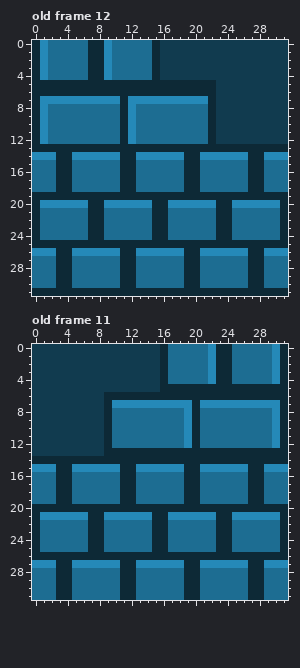
File history of a pixel-art file, TexM/MapM.aseprite. Above is the file before it was changed.
32x32 pixels, 12 frames. Shown: old frame 12, old frame 11.
New version:
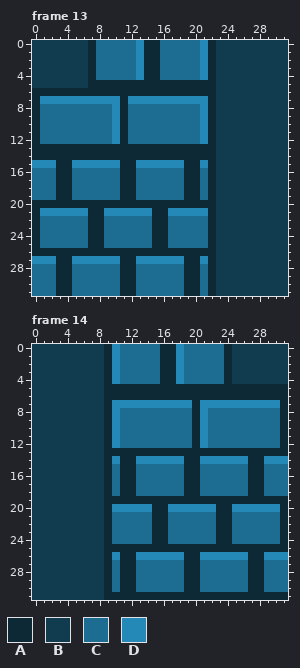
Palette (. is transparent): A #0d2936  B #113b4f  C #1d6d92  D #2589b8
A new or re-ordered frame is compared with the old frame closest to it.
From old to new:
frames 12 -> 14
Frame 13 is new; against old frame 12, layer "Layer 1":
Colour B becomes colour A in rows 0 to 4 at x 22.
Colour C becomes colour A in rows 0 to 4 at x 14; in rows 15 to 18 at x 22; in rows 21 to 24 at x 22; in rows 27 to 30 at x 22.
Colour D becomes colour A in row 14 at x 0 to 2, 5 to 10, 13 to 18 and 21 to 22; in row 20 at x 1 to 6, 9 to 14 and 17 to 22; in row 26 at x 0 to 2, 5 to 10, 13 to 18 and 21 to 22.
Colour A becomes colour B in rows 0 to 4 at x 0; in row 5 at x 0 to 6; in row 13 at x 23 to 31; in rows 14 to 18 at x 27 to 28; in row 19 at x 23 to 31; in rows 20 to 24 at x 23 to 24 and 31.
Colour A becomes colour B in row 25 at x 23 to 31; in rows 26 to 30 at x 27 to 28; in row 31 at x 23 to 31.
Colour C becomes colour B in rows 0 to 4 at x 2 to 6; in rows 15 to 18 at x 23 to 26 and 29 to 31; in rows 21 to 24 at x 25 to 30; in rows 27 to 30 at x 23 to 26 and 29 to 31.
Colour D becomes colour B in rows 0 to 4 at x 1; in row 14 at x 23 to 26 and 29 to 31; in row 20 at x 25 to 30; in row 26 at x 23 to 26 and 29 to 31.
Colour A becomes colour C in rows 0 to 4 at x 8; in row 19 at x 0 to 2, 5 to 10, 13 to 18 and 21; in row 25 at x 1 to 6, 9 to 14 and 17 to 21; in row 31 at x 0 to 2, 5 to 10, 13 to 18 and 21.
Colour B becomes colour C in rows 0 to 4 at x 16 to 20.
Colour D becomes colour C in rows 0 to 4 at x 9; in rows 8 to 12 at x 1 and 12.
Colour B becomes colour D in rows 0 to 4 at x 21.
Colour C becomes colour D in rows 0 to 4 at x 13; in rows 8 to 12 at x 10 and 21; in row 15 at x 0 to 2, 5 to 10, 13 to 18 and 21; in row 21 at x 1 to 6, 9 to 14 and 17 to 21; in row 27 at x 0 to 2, 5 to 10, 13 to 18 and 21.
Frame 14 is new; against old frame 11, layer "Layer 1":
Colour B becomes colour A in rows 0 to 4 at x 9; in row 5 at x 9 to 15.
Colour C becomes colour A in rows 0 to 4 at x 17; in rows 16 to 18 at x 9; in row 19 at x 9 to 10, 13 to 18, 21 to 26 and 29 to 31; in rows 22 to 24 at x 9; in row 25 at x 9 to 14, 17 to 22 and 25 to 30; in rows 28 to 30 at x 9.
Colour C becomes colour A in row 31 at x 9 to 10, 13 to 18, 21 to 26 and 29 to 31.
Colour D becomes colour A in row 15 at x 9; in row 21 at x 9; in row 27 at x 9.
Colour A becomes colour B in rows 0 to 4 at x 31; in row 14 at x 0 to 8; in rows 15 to 19 at x 3 to 4; in row 20 at x 0 to 8; in rows 21 to 25 at x 0 and 7 to 8; in row 26 at x 0 to 8.
Colour A becomes colour B in rows 27 to 31 at x 3 to 4.
Colour C becomes colour B in rows 0 to 4 at x 25 to 29; in rows 16 to 19 at x 0 to 2 and 5 to 8; in rows 22 to 25 at x 1 to 6; in rows 28 to 31 at x 0 to 2 and 5 to 8.
Colour D becomes colour B in rows 0 to 4 at x 30; in row 15 at x 0 to 2 and 5 to 8; in row 21 at x 1 to 6; in row 27 at x 0 to 2 and 5 to 8.
Colour A becomes colour C in rows 0 to 4 at x 23.
Colour B becomes colour C in rows 0 to 4 at x 11 to 15.
Colour D becomes colour C in rows 0 to 4 at x 22; in rows 8 to 12 at x 19 and 30; in row 15 at x 10, 13 to 18, 21 to 26 and 29 to 31; in row 21 at x 10 to 14, 17 to 22 and 25 to 30; in row 27 at x 10, 13 to 18, 21 to 26 and 29 to 31.
Colour A becomes colour D in row 14 at x 10, 13 to 18, 21 to 26 and 29 to 31; in row 20 at x 10 to 14, 17 to 22 and 25 to 30; in row 26 at x 10, 13 to 18, 21 to 26 and 29 to 31.
Colour B becomes colour D in rows 0 to 4 at x 10.
Colour C becomes colour D in rows 0 to 4 at x 18; in rows 8 to 12 at x 10 and 21.
Pixel boxes of the changes (left, top, right, bottom) in both pictures:
changed: (32, 40, 288, 296)
changed: (32, 344, 288, 600)
